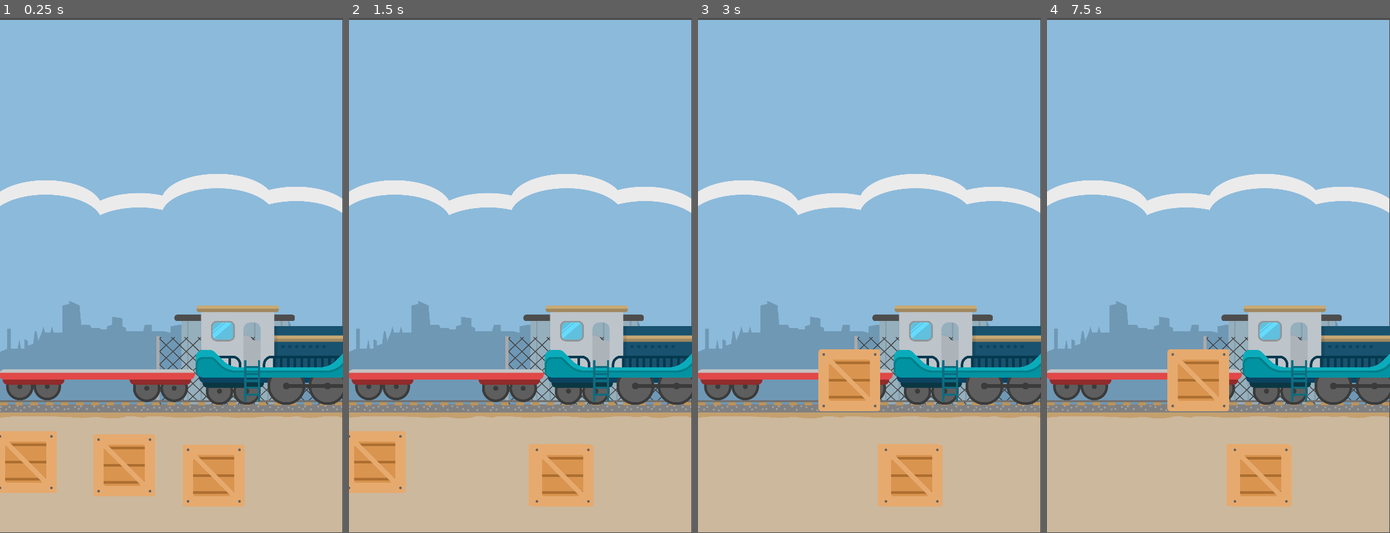
Above: before the commit, frames 1-4 (left to right).
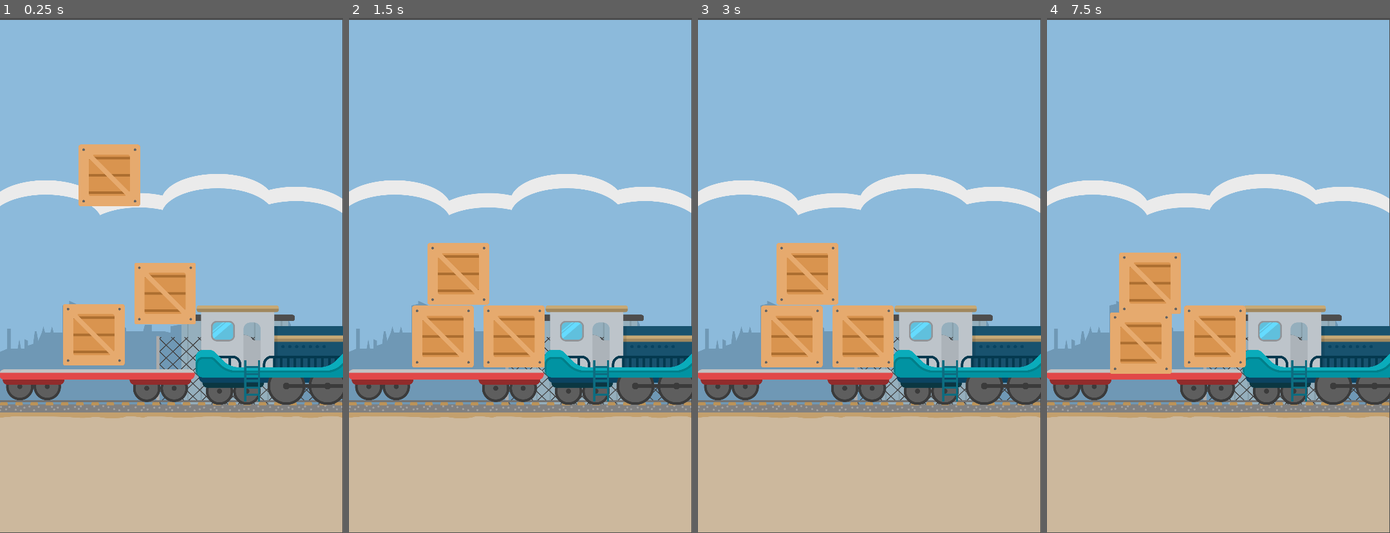
Above: after the commit, the same moments.

Repository: bonsaipropaganda/train-game
Game: Godot game, scene res://scenes/main.tscn
Same seed, same stepped clock (60 frames per second), same inputs: the game is played once before the commit and once after it.
Inputs (mouse positions are in pixels of both pictures, inside the frame that each line leads up to):
- Up to frame 1 (0.25 s): no input
- Up to frame 2 (1.5 s): move the mouse to (472, 466) at 0.52 s; press the mouse at (472, 466) at 0.53 s; tap Enter at 1.25 s; move the mouse to (561, 476) at 1.27 s; release the mouse at (561, 476) at 1.28 s; click (561, 476) at 1.35 s
- Up to frame 3 (3 s): tap Space at 2 s; move the mouse to (722, 460) at 2.02 s; press the mouse at (722, 460) at 2.03 s; tap Enter at 2.75 s; move the mouse to (852, 378) at 2.77 s; release the mouse at (852, 378) at 2.78 s; click (852, 378) at 2.85 s
- Up to frame 4 (7.5 s): tap Space at 3.5, 5 s; move the mouse to (1321, 352) at 3.52 s; press the mouse at (1321, 352) at 3.53 s; tap Enter at 4.25 s; move the mouse to (1115, 198) at 4.27 s; release the mouse at (1115, 198) at 4.28 s; click (1115, 198) at 4.35 s; move the mouse to (1235, 275) at 5.02 s; press the mouse at (1235, 275) at 5.03 s; move the mouse to (1167, 146) at 5.77 s; release the mouse at (1167, 146) at 5.78 s; click (1167, 146) at 5.85 s; move the mouse to (1293, 249) at 6.52 s; press the mouse at (1293, 249) at 6.53 s; move the mouse to (1149, 301) at 7.27 s; release the mouse at (1149, 301) at 7.28 s; click (1149, 301) at 7.35 s

The runs differ from the first frame. In frame 1, 13% of the frame differs, in the area x 0-72%, y 24-95%; in frame 2, 11%; in frame 3, 10%; in frame 4, 10%.

Commit message:
added basic physics

Diff:
--- a/scenes/cargo.gd
+++ b/scenes/cargo.gd
@@ -3,7 +3,7 @@
 
 var selected = false
 
-
+var gravity = ProjectSettings.get_setting("physics/2d/default_gravity")
 
 
 func _on_area_2d_input_event(viewport: Node, event: InputEvent, shape_idx: int) -> void:
@@ -13,5 +13,10 @@
 
 func _physics_process(delta: float) -> void:
 	move_and_slide()
+	# gravity logic
+	if not is_on_floor():
+		velocity.y += gravity * delta
+
+	# pick up logic
 	if selected:
 		global_position = lerp(global_position, get_global_mouse_position(), 25 * delta)
--- a/scenes/cargo.tscn
+++ b/scenes/cargo.tscn
@@ -1,13 +1,20 @@
-[gd_scene load_steps=4 format=3 uid="uid://lf3qkuxkclks"]
+[gd_scene load_steps=5 format=3 uid="uid://lf3qkuxkclks"]
 
 [ext_resource type="Script" path="res://scenes/cargo.gd" id="1_24gut"]
 [ext_resource type="Texture2D" uid="uid://3p86djvs55f5" path="res://art/Crates etc/CrateSmall.png" id="1_lof4d"]
+
+[sub_resource type="RectangleShape2D" id="RectangleShape2D_nsu0h"]
+size = Vector2(114, 117)
 
 [sub_resource type="RectangleShape2D" id="RectangleShape2D_4a106"]
 size = Vector2(114.5, 117)
 
 [node name="Cargo" type="CharacterBody2D"]
 script = ExtResource("1_24gut")
+
+[node name="CollisionShape2D" type="CollisionShape2D" parent="."]
+position = Vector2(-1, 1.5)
+shape = SubResource("RectangleShape2D_nsu0h")
 
 [node name="Sprite2D" type="Sprite2D" parent="."]
 scale = Vector2(0.4, 0.4)
--- a/scenes/game_scene.tscn
+++ b/scenes/game_scene.tscn
@@ -19,10 +19,10 @@
 position = Vector2(181, 675)
 
 [node name="Cargo" parent="." instance=ExtResource("4_ywgj4")]
-position = Vector2(232, 834)
+position = Vector2(204, 265)
 
 [node name="Cargo2" parent="." instance=ExtResource("4_ywgj4")]
-position = Vector2(399, 853)
+position = Vector2(308, 485)
 
 [node name="Cargo3" parent="." instance=ExtResource("4_ywgj4")]
-position = Vector2(48, 828)
+position = Vector2(175, 562)
--- a/scenes/train_bed.tscn
+++ b/scenes/train_bed.tscn
@@ -1,9 +1,16 @@
-[gd_scene load_steps=2 format=3 uid="uid://bb3cu507wseap"]
+[gd_scene load_steps=3 format=3 uid="uid://bb3cu507wseap"]
 
 [ext_resource type="Texture2D" uid="uid://che1qmuucp1cu" path="res://art/Trains etc/TrailFlatbed01.png" id="1_gnetn"]
 
-[node name="TrainBed" type="Node2D"]
+[sub_resource type="RectangleShape2D" id="RectangleShape2D_xwn3y"]
+size = Vector2(356, 20)
+
+[node name="TrainBed" type="StaticBody2D"]
 
 [node name="Sprite2D" type="Sprite2D" parent="."]
 scale = Vector2(0.4, 0.4)
 texture = ExtResource("1_gnetn")
+
+[node name="CollisionShape2D" type="CollisionShape2D" parent="."]
+position = Vector2(0, -11)
+shape = SubResource("RectangleShape2D_xwn3y")
